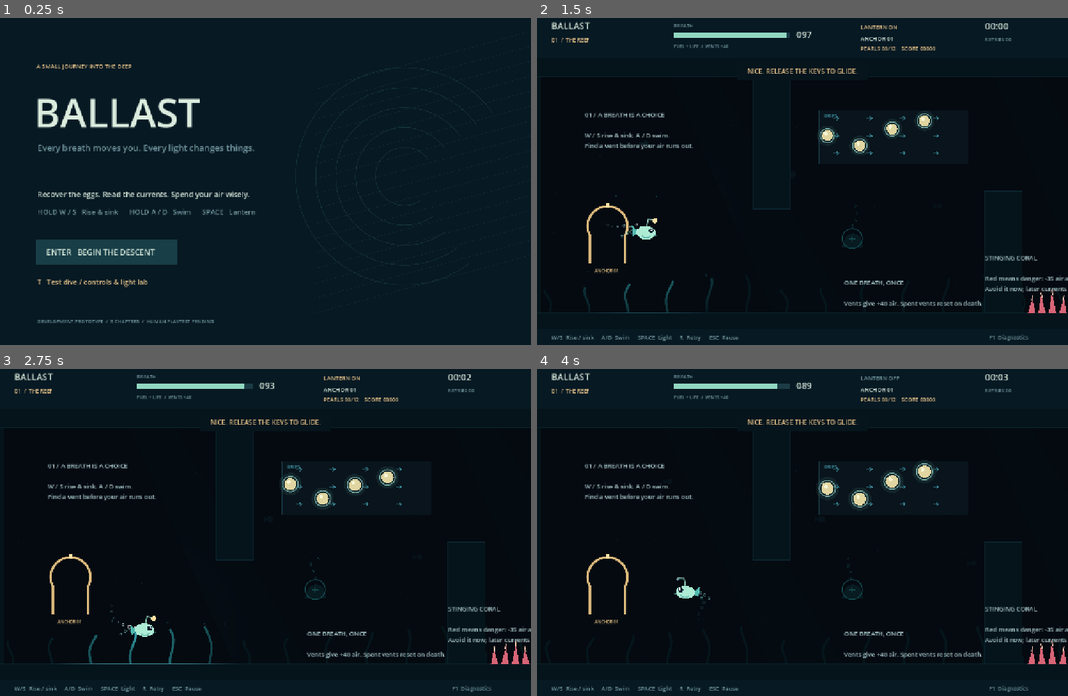
Above: before the commit, frames 1-4 (two rows, left to right).
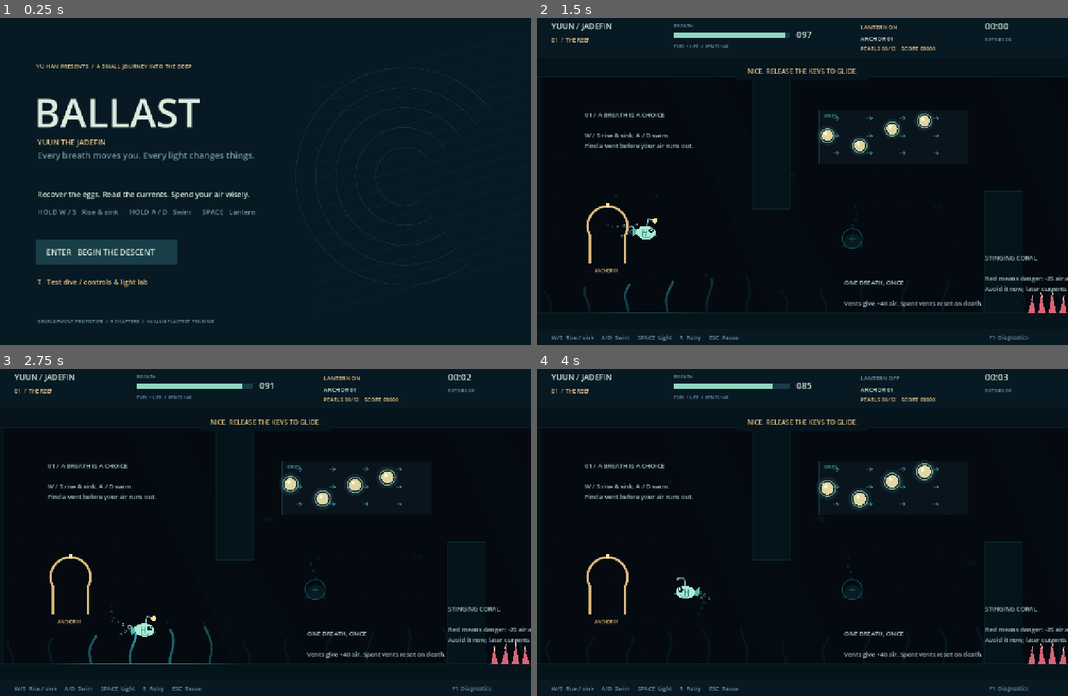
Above: after the commit, the same moments.

Repository: yhan3-ctrl/ballast
Game: Godot game, scene res://scenes/Main.tscn
Two runs of this game, one before a commit and one after it. Both use one fixed random seed, a clock stepped at 60 frames per second and the inputs below.
Inputs:
- Up to frame 1 (0.25 s): no input
- Up to frame 2 (1.5 s): tap Enter (start) at 0.5, 1.35 s; hold D (right) 0.53-1.28 s; hold Space (lantern) 0.53-1.28 s; hold S (down) from 1.28 s (still down)
- Up to frame 3 (2.75 s): release S (down) at 2.03 s; hold D (right) from 2.03 s (still down); tap T at 2.1 s
- Up to frame 4 (4 s): release D (right) at 2.78 s; hold W (up) 2.78-3.53 s; tap Q at 2.85 s; hold A (left) from 3.53 s (still down); hold Space (lantern) from 3.53 s (still down)

The runs differ from the first frame. In frame 1, 1.3% of the frame differs, in the area x 6-48%, y 14-44%; in frame 2, 0.2%; in frame 3, 0.2%; in frame 4, 0.2%.

Commit message:
feat: name Yuun and tighten route economy

Diff:
--- a/project.godot
+++ b/project.godot
@@ -11,7 +11,7 @@
 [application]
 
 config/name="Ballast"
-config/version="0.3.0"
+config/version="0.4.0"
 run/main_scene="res://scenes/Main.tscn"
 config/features=PackedStringArray("4.7", "GL Compatibility")
 config/icon="res://assets/icon.svg"
--- a/scripts/glimmer.gd
+++ b/scripts/glimmer.gd
@@ -10,7 +10,7 @@
 var clock: float = 0.0
 var phase: float = 0.0
 var detection_radius: float = 220.0
-var speed: float = 85.0
+var speed: float = 265.0
 var saw_attraction: bool = false
 var saw_return: bool = false
 
--- a/scripts/hazard.gd
+++ b/scripts/hazard.gd
@@ -28,7 +28,7 @@
 		var away: Vector2 = (body.global_position - (position + bounds.size / 2.0)).normalized()
 		if away == Vector2.ZERO:
 			away = Vector2.UP
-		body.take_damage(35.0, away * 230.0, "Stinging coral")
+		body.take_damage(25.0, away * 230.0, "Stinging coral")
 
 func _process(delta: float) -> void:
 	clock += delta
--- a/scripts/hud.gd
+++ b/scripts/hud.gd
@@ -21,9 +21,10 @@
 			draw_line(Vector2(760, y), Vector2(1280, y - 140), Color(0.12, 0.25, 0.29, 0.35), 1, true)
 		for i in range(5):
 			draw_arc(Vector2(975, 390), 70 + i * 48, PI * 0.3, PI * 1.8, 80, Color(0.28, 0.6, 0.6, 0.17), 1.5, true)
-		text(Vector2(88, 130), "A SMALL JOURNEY INTO THE DEEP", 14, GOLD)
+		text(Vector2(88, 130), "YU HAN PRESENTS  /  A SMALL JOURNEY INTO THE DEEP", 14, GOLD)
 		text(Vector2(82, 272), "BALLAST", 96)
-		text(Vector2(90, 329), "Every breath moves you. Every light changes things.", 21, MUTED)
+		text(Vector2(90, 315), "YUUN THE JADEFIN", 18, GOLD)
+		text(Vector2(90, 347), "Every breath moves you. Every light changes things.", 21, MUTED)
 		text(Vector2(90, 440), "Recover the eggs. Read the currents. Spend your air wisely.", 18)
 		text(Vector2(90, 482), "HOLD W / S   Rise & sink      HOLD A / D   Swim      SPACE   Lantern", 17, MUTED)
 		draw_rect(Rect2(88, 541, 340, 61), Color("183e47"))
@@ -36,7 +37,7 @@
 	var p = world.player
 	draw_rect(Rect2(0, 0, 1280, 104), Color("071923"))
 	draw_line(Vector2(34, 103), Vector2(1246, 103), Color("20444e"), 1)
-	text(Vector2(35, 35), "BALLAST", 22)
+	text(Vector2(35, 35), "YUUN / JADEFIN", 19)
 	text(Vector2(35, 66), "TEST DIVE" if world.test_room else "%02d  /  %s" % [world.level_index + 1, world.title_names[world.level_index]], 13, GOLD)
 	text(Vector2(330, 31), "BREATH", 12, MUTED)
 	draw_rect(Rect2(330, 43, 280, 12), Color("1b3c46"))
@@ -86,7 +87,7 @@
 	if world.finished:
 		draw_rect(Rect2(0, 104, 1280, 654), Color("071923"))
 		text(Vector2(120, 248), "TEST DIVE COMPLETE" if world.test_room else "A LITTLE LIGHT, RETURNED.", 45)
-		text(Vector2(123, 310), "The eggs are safe. Your next dive can be wiser.", 22, MUTED)
+		text(Vector2(123, 310), "Yuun brought the eggs home. The next dive can be wiser.", 22, MUTED)
 		text(Vector2(123, 388), "TIME  %02d:%02d       RETRIES  %d" % [int(world.elapsed) / 60, int(world.elapsed) % 60, world.deaths], 24, GOLD)
 		text(Vector2(123, 430), "PEARLS  %d / %d       SCORE  %05d       BEST CHAIN  x%d" % [world.collected_pearls, world.total_pearls, world.score, world.best_combo], 21)
 		var rank := "DEEP-SEA NATURAL" if world.collected_pearls >= world.total_pearls and world.deaths == 0 else ("CURRENT READER" if world.collected_pearls >= int(world.total_pearls * 0.7) else "BRAVE BEGINNER")
--- a/scripts/player.gd
+++ b/scripts/player.gd
@@ -3,11 +3,11 @@
 signal drowned
 signal lantern_changed(lit: bool)
 const MAX_AIR: float = 100.0
-const UP_COST: float = 3.0
-const DOWN_COST: float = 2.2
-const SIDE_COST: float = 1.5
-const LAMP_COST: float = 1.2
-const PASSIVE_COST: float = 0.35
+const UP_COST: float = 4.0
+const DOWN_COST: float = 3.0
+const SIDE_COST: float = 2.2
+const LAMP_COST: float = 1.3
+const PASSIVE_COST: float = 0.5
 const THRUST: float = 470.0
 const DRAG: float = 3.5
 var air: float = MAX_AIR
@@ -214,4 +214,8 @@
 			draw_circle(Vector2(-35 - i * 11, 8 + sin(clock * 5 + i) * 8), 3.5 - i * 0.6, Color(0.55, 0.92, 0.9, 0.45), false, 1.4, true)
 	draw_circle(Vector2(12, -5), 6, Color("071e2c"))
 	draw_circle(Vector2(14, -7), 2.2, Color.WHITE)
+	# A small H-shaped jade marking connects Yuun to creator Yu Han.
+	draw_line(Vector2(-7, -7), Vector2(-7, 7), Color("398f83"), 2.0, true)
+	draw_line(Vector2(1, -7), Vector2(1, 7), Color("398f83"), 2.0, true)
+	draw_line(Vector2(-7, 0), Vector2(1, 0), Color("398f83"), 2.0, true)
 	draw_line(Vector2(21, 6), Vector2(27, 4), Color("428d8c"), 1.5, true)
--- a/scripts/world.gd
+++ b/scripts/world.gd
@@ -206,7 +206,7 @@
 	add_flow(Rect2(830, 515, 510, 140), Vector2.RIGHT, 330, "DRIFT")
 	add_pearl_line(Vector2(900, 570), Vector2(92, -18), 4, 0)
 	add_hazard(Rect2(1340, 662, 105, 58))
-	add_sign(Vector2(1260, 585), "RED CORAL", "Touching it costs 35 air.\nSwim above it or accept the hit.")
+	add_sign(Vector2(1260, 585), "RED CORAL", "Touching it costs 25 air.\nSwim above it or accept the hit.")
 	add_wall(Rect2(1230, 150, 80, 305))
 	add_checkpoint(Vector2(1470, 520), 1)
 	add_sign(Vector2(1440, 235), "02 / SPEND LIGHT WISELY", "SPACE toggles the lantern.\nLight attracts Glimmers. Dark lets them return.")
@@ -221,7 +221,7 @@
 	add_pearl_line(Vector2(2460, 270), Vector2(82, 0), 4, 1)
 	add_glimmer(Rect2(2470, 175, 300, 300), 1)
 	add_sign(Vector2(2410, 395), "RIP CURRENT", "Purple flow is one way.\nExit sideways; never fight it.")
-	add_sign(Vector2(2450, 525), "DANGER IS REAL", "Red coral costs 35 air.\nA hostile Glimmer ends the attempt on contact.")
+	add_sign(Vector2(2450, 525), "DANGER IS REAL", "Red coral costs 25 air.\nA hostile Glimmer ends the attempt on contact.")
 	add_checkpoint(Vector2(2950, 500), 2)
 	add_sign(Vector2(2920, 235), "RETURN WITH WHAT YOU LEARNED", "Reach the eggs to finish this test dive.")
 
@@ -240,7 +240,7 @@
 			if seg == 0:
 				add_sign(Vector2(115, 230), "01 / A BREATH IS A CHOICE", "W / S rise & sink. A / D swim.\nFind a vent before your air runs out.")
 				add_sign(Vector2(740, 635), "ONE BREATH, ONCE", "Vents give +40 air. Spent vents reset on death.")
-				add_sign(Vector2(1080, 575), "STINGING CORAL", "Red means danger: -35 air and knockback.\nAvoid it now; later currents push you toward it.")
+				add_sign(Vector2(1080, 575), "STINGING CORAL", "Red means danger: -25 air and knockback.\nAvoid it now; later currents push you toward it.")
 			elif seg == 1:
 				add_sign(Vector2(offset + 100, 230), "02 / BORROW THE CURRENT", "Blue arrows stay visible in darkness.\nFlow carries you while you save your breath.")
 				add_flow(Rect2(offset + 1175, 170, 230, 185), Vector2.LEFT, 300, "PUSH")
@@ -256,8 +256,8 @@
 			add_flow(Rect2(offset + 1150, 195, 240, 120), Vector2.LEFT, 280, "PUSH")
 			add_vent(Vector2(offset + 720, 235), seg)
 			add_vent(Vector2(offset + 1270, 550), seg)
-			add_pearl_line(Vector2(offset + 420, 560), Vector2(105, 0), 5, seg)
-			add_pearl_line(Vector2(offset + 690, 255), Vector2(110, 0), 4, seg)
+			add_pearl_line(Vector2(offset + 420, 560), Vector2(150, 0), 3, seg)
+			add_pearl_line(Vector2(offset + 650, 250), Vector2(125, 0), 6, seg)
 			add_hazard(Rect2(offset + 1210, 665, 160, 55))
 			if level_index == 1:
 				add_glimmer(Rect2(offset + 670, 480, 450, 210), seg)
@@ -379,6 +379,8 @@
 func activate_checkpoint(cp: Node) -> bool:
 	if player.dying or respawn_pending or cp.activated or cp.checkpoint_id <= active_checkpoint:
 		return false
+	var air_bonus: int = int(round(player.air)) * 8
+	score += air_bonus
 	cp.activated = true
 	cp.queue_redraw()
 	active_checkpoint = cp.checkpoint_id
@@ -387,7 +389,7 @@
 	segment_time = 0
 	play_sound("checkpoint")
 	spawn_burst(cp.global_position, Color("e8c38a"), 18)
-	notify("ANCHOR SET  /  AIR RESTORED")
+	notify("ANCHOR SET  /  AIR BONUS +%d  /  REFILLED" % air_bonus)
 	return true
 
 func request_respawn(reason: String) -> void:
--- a/tests/test_runner.gd
+++ b/tests/test_runner.gd
@@ -24,9 +24,9 @@
 func run_all() -> void:
 	var player = Player.new()
 	root.add_child(player)
-	check(near(player.calculate_drain(Vector2.ZERO, false, false, false), 0.35), "passive drain")
-	check(near(player.calculate_drain(Vector2.ZERO, true, true, false), 5.55), "W+S has zero directional input but charges both vertical costs")
-	check(near(player.calculate_drain(Vector2.RIGHT, false, false, true), 3.35), "opposing current doubles thrust cost only")
+	check(near(player.calculate_drain(Vector2.ZERO, false, false, false), 0.5), "passive drain")
+	check(near(player.calculate_drain(Vector2.ZERO, true, true, false), 7.5), "W+S has zero directional input but charges both vertical costs")
+	check(near(player.calculate_drain(Vector2.RIGHT, false, false, true), 4.9), "opposing current doubles thrust cost only")
 
 	var vent = Vent.new()
 	root.add_child(vent)
@@ -51,6 +51,7 @@
 	var checkpoint = world.checkpoints[1]
 	world.player.air = 41.0
 	check(world.activate_checkpoint(checkpoint), "new forward checkpoint activates")
+	check(world.score == 328, "checkpoint converts remaining air into score before refill")
 	check(near(world.player.air, 100.0), "first activation restores full air")
 	world.player.air = 52.0
 	check(not world.activate_checkpoint(checkpoint), "re-entering active checkpoint does not reactivate")
@@ -74,6 +75,9 @@
 	check(world.currents.size() >= 2, "test room contains drift and rip current exercises")
 	check(world.creatures.size() >= 1, "test room contains a Glimmer exercise")
 	check(world.pearls.size() >= 12, "test room contains a visible reward trail")
+	world.score = 0
+	world.combo = 0
+	world.combo_left = 0.0
 	var first_pearl = world.pearls[0]
 	first_pearl._touch(world.player)
 	check(world.collected_pearls == 1, "pearl contact increments collection count")
@@ -114,8 +118,8 @@
 	world.player.reset_at(world.spawn_point)
 	world.player.invulnerable_left = 0.0
 	world.hazards[0]._touch(world.player)
-	check(near(world.player.air, 65.0), "coral contact removes 35 air")
-	world.player.air = 30.0
+	check(near(world.player.air, 75.0), "coral contact removes 25 air")
+	world.player.air = 20.0
 	world.player.invulnerable_left = 0.0
 	world.hazards[0]._touch(world.player)
 	check(world.player.dying, "lethal coral damage starts the drowning state")
@@ -127,6 +131,7 @@
 	hostile_glimmer._physics_process(0.01)
 	check(world.player.dying, "hostile Glimmer contact starts the drowning state")
 	check(world.player.death_reason == "Glimmer contact", "Glimmer death records a clear cause")
+	check(hostile_glimmer.speed > 235.0, "Glimmer chase speed exceeds player top speed")
 	check(ResourceLoader.exists("res://assets/audio/music.wav"), "original music asset is present")
 	check(ResourceLoader.exists("res://assets/audio/pearl.wav"), "pearl event sound is present")
 	print("RESULT: %d checks, %d failures" % [checks, failures])
Not shown, changed: export_presets.cfg
Not shown, changed: GDD.md
Not shown, changed: PLAYTEST.md
Not shown, changed: README.md
